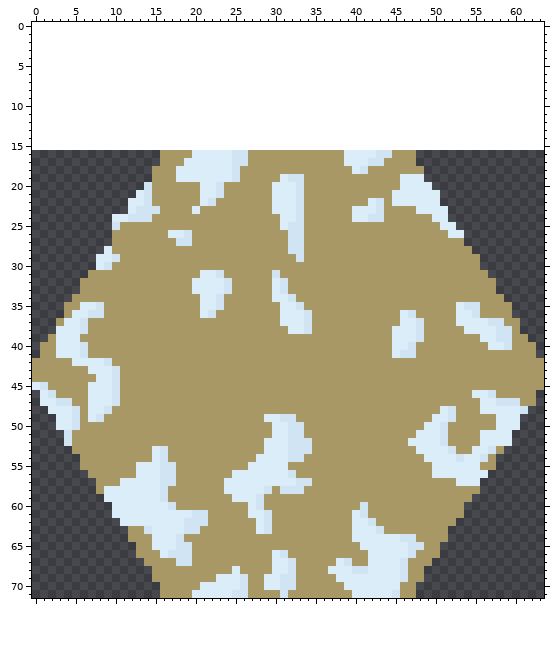
A sprite sheet gets an edit: Images/TileSets/Civ6/Tiles/Tundra.png. The picture above was drawn from the file before the commit.
The file is 64x56 pixels. Colours within 5 levels of each other are drawn and written as one. The old version is drawn lined up with the new one, on the new canvas.
New version:
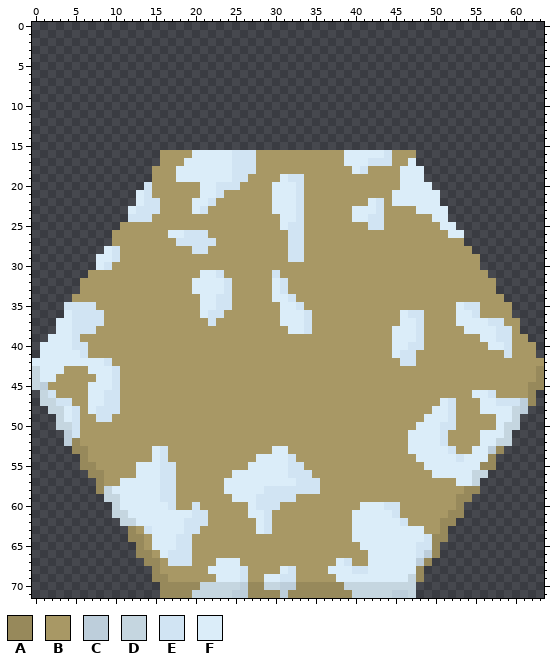
Palette (. is transparent): A #97895b  B #a89865  C #bdcedb  D #c5d6e0  E #d1e4f3  F #dbedf9
Diff:
canvas 64x56 -> 64x72, the old top-left corner now at 0,16
Changed rows in their new state; - is an unchanged pixel.
first column x 10:
16 -----------------E---------------F-----
17 -----------------E----------------E--F-
18 ----------------EE------------------FFF
19 ----------------E----------------------
20 --------------EE-----------------------
22 --.--E----F----------------------------
23 -----------E---------------------------
24 ..-------------------------------------
25 .-------------------------------EE-----
26 ----------EE---------------------------
27 ----------EEE--------------------------
28 E---------EE---------------------------
29 ----------------------E----------------
first column x 0:
34 ------------------------E---------------------------------------
35 ----EEEEB---------------E---------------------------------------
36 ----FEE----------------E------------------------E---------------
37 ---F-E-EE-------------E-----------------------------------------
38 -----E-E--------------------------------------------------------
39 --F--E----------------------------------------------------------
40 -FF--E------------------------------------------E---------------
41 -FF--------------------------------------------------------E----
42 FFFFF-----------------------------------------EE----------------
43 DFFF-----------------------------------------------------------A
44 DFF------------------------------------------------------------A
45 DC------------------------------------------------------------AA
46 -D-------E----------------------------------------------------A-
47 -DD------E-----------------------------------------FE--------CA-
48 --DD----E-E---------------------------------------F---------DC--
49 ---D---B-E-------------------BBBB----------------F----------D---
50 ---DD-------------------------BBBB--------------F---E------DD---
51 ----CE------------------------BBBB-------------F-----------D----
52 ----CA-----------------------BBBBBB-----------------------DD----
53 -----AA----------------------B--BBB------------F---------CA-----
54 ------A--------------------------B--------------F-------FA------
55 ------AA------------------------EE---------------F------AA------
56 -------AA------------------------EE--------------------DD-------
57 --------A--------------------------E-------------------D--------
58 --------AD-------E------------E---EE------------------AA--------
59 ---------DD------E-----------EEEE--------------------AA---------
60 ----------D---------E--------EE----------FFFEE-------A----------
61 ----------DD-----------------------------FFFFE------AA----------
62 -----------DD-----------------------------FFFFE----AA-----------
63 ------------A------------------------------FFFFFF--A------------
64 ------------AA-----E--------------------------FFFEAA------------
65 -------------A---------------------------------F-EA-------------
66 -------------AA---------------BB---------------FECA-------------
67 --------------AA-E-----FFF----BBB-------------FFCA--------------
68 ---------------A------FFF-E---B---------------FFA---------------
69 ---------------AA-----------------------------FDA---------------
70 ----------------AAAAADDDDDCAADDCCAAAAAADDDDDDDDD----------------
71 ----------------AAAADDDDDCCAAAACAAAAAAAADDDDDCCD----------------
Where, in picture pixels (left, top, right, bottom), the same in both pictures:
changed: (112, 150, 256, 254)
changed: (376, 150, 424, 174)
changed: (368, 222, 384, 230)
changed: (288, 254, 296, 262)
changed: (32, 294, 544, 598)
